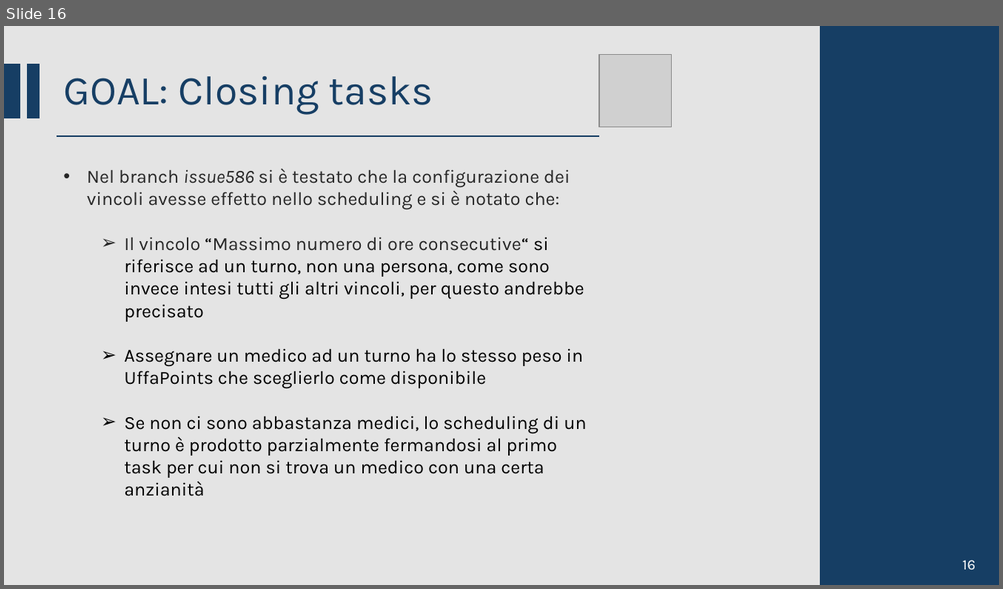
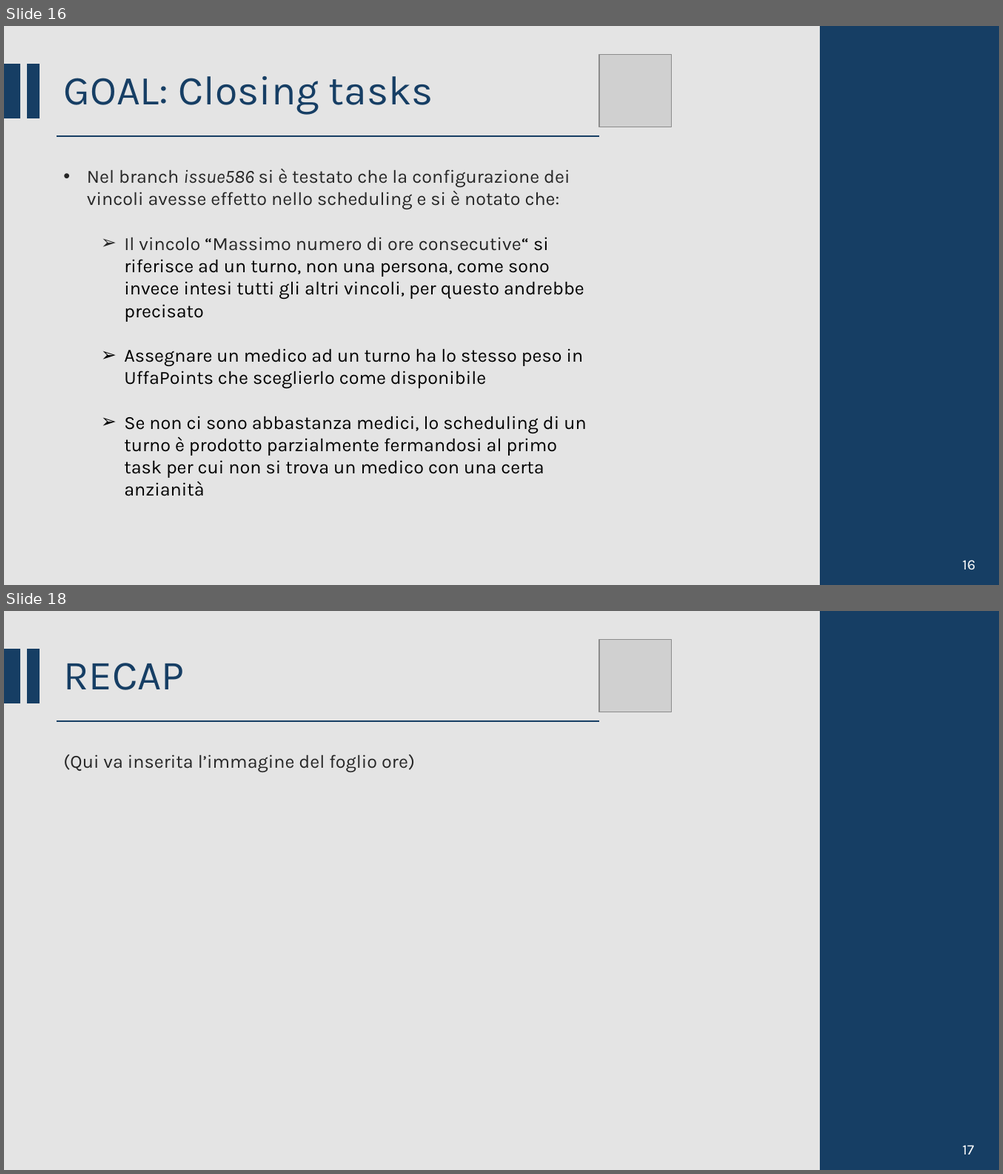
Before and after one commit to CSW-Teams/MS3-docs, a slide deck: ShiftsHappen/Sprint 1/CSW Sprint 1.pptm. Shown one above the other, each under a label of ours: slide 16 before the commit, slides 16 and 18 after it; the slides between them are not shown. The pictures are 1003x589 and 1003x1174 pixels, drawn with LibreOffice and Linux fonts; fonts in the diff are those of the drawing; grey boxes stand for pictures. Boxes give left, top, right and bottom in pixels: in the first picture for what was removed or moved away, otherwise in the second. Text is boxed around its words. In the diff, an @@ line names an element or a change of style, - is before the commit and + after.

Commit message:
Updated slides for recap

```diff
--- a/ShiftsHappen/Sprint 1/CSW Sprint 1.pptm
+++ b/ShiftsHappen/Sprint 1/CSW Sprint 1.pptm
@@ slide 18 added at box(4, 611, 999, 1170), background #D9D9D9 at 70% opacity @@
@@ rectangle added at box(821, 611, 999, 1170), fill #163E64, outline #163E64 1.5 pt @@
@@ rectangle added at box(4, 649, 20, 703), fill #163E64, outline #163E64 1.5 pt @@
@@ rectangle added at box(28, 649, 39, 703), fill #163E64, outline #163E64 1.5 pt @@
@@ picture added at box(600, 640, 671, 712) @@
@@ title added at box(64, 663, 185, 690), 40 pt, text #163E64 @@
+RECAP
@@ line added from (57, 721) to (600, 721), #163E64 1.5 pt @@
@@ text added at box(63, 755, 415, 772), 18 pt, text #262626 @@
+(Qui va inserita l’immagine del foglio ore)
@@ text added at box(962, 1145, 974, 1155), 14 pt, text #FFFFFF @@
+17
```
Also in this commit, not shown: 2 slides changed.
